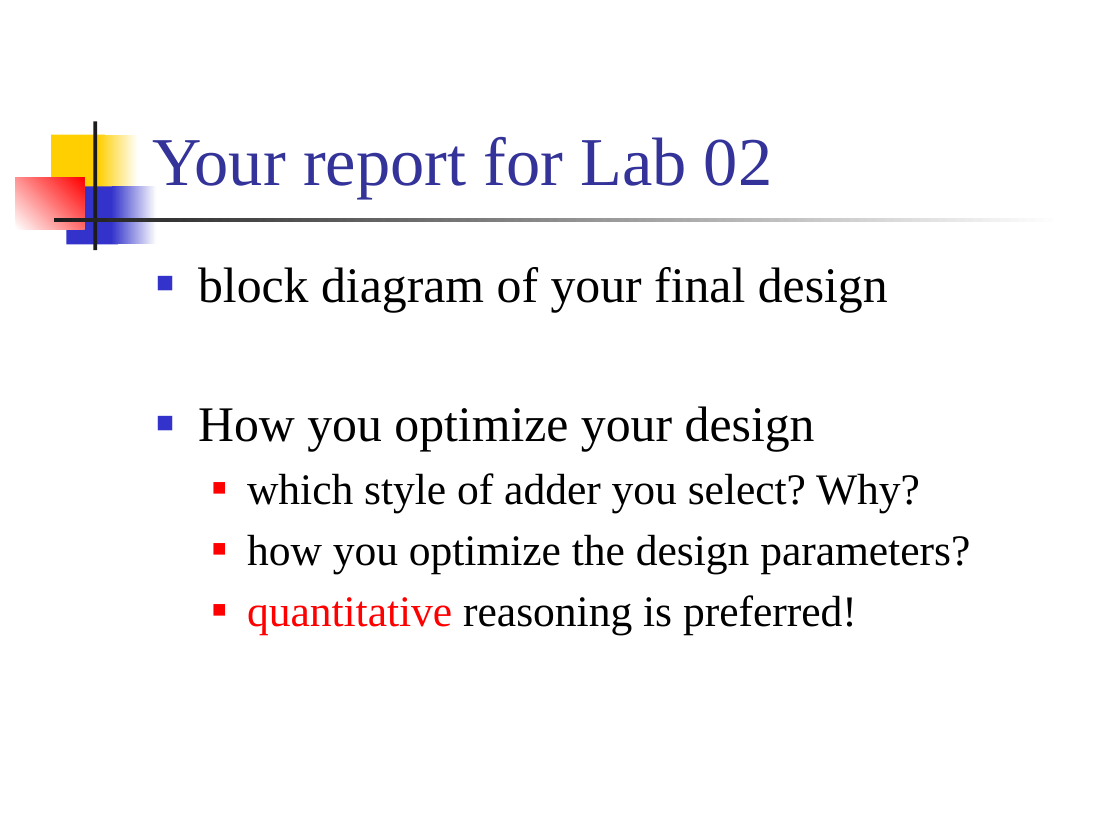
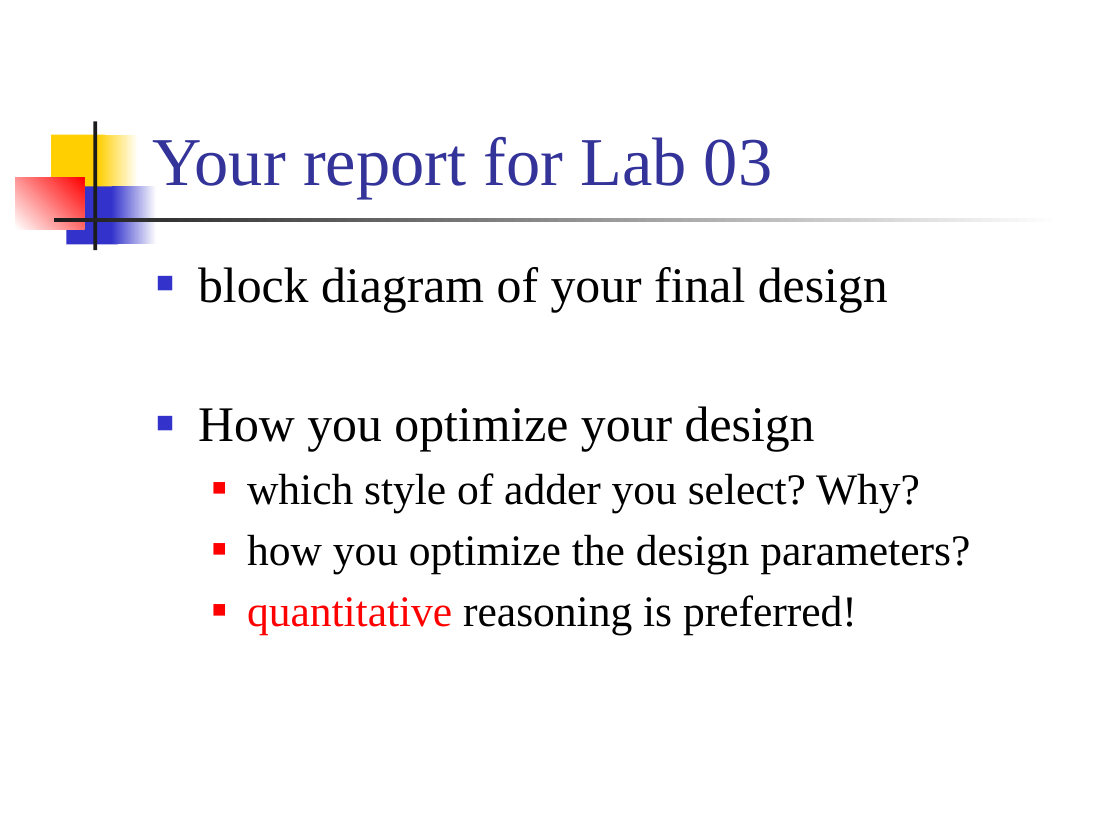
Before and after one commit to CGUSystemCourses/CompArith-2018, a slide deck: slide 23 of Lectures/lec03-adder/lec03g-c_select_skip_adder.pptx. Drawn at 1120x840 pixels with LibreOffice and Linux fonts; fonts in the diff are those of the drawing. Boxes give left, top, right and bottom in pixels: in the first picture for what was removed or moved away, otherwise in the second. Text is boxed around its words. In the diff, an @@ line names an element or a change of style, - is before the commit and + after.

Commit message:
update lecture 03

```diff
--- a/Lectures/lec03-adder/lec03g-c_select_skip_adder.pptx
+++ b/Lectures/lec03-adder/lec03g-c_select_skip_adder.pptx
@@ title at (152,137,772,199): text changed @@
-Your report for Lab 02
+Your report for Lab 03
```
Also in this commit, not shown: 2 other slides changed, 1 slide removed.
